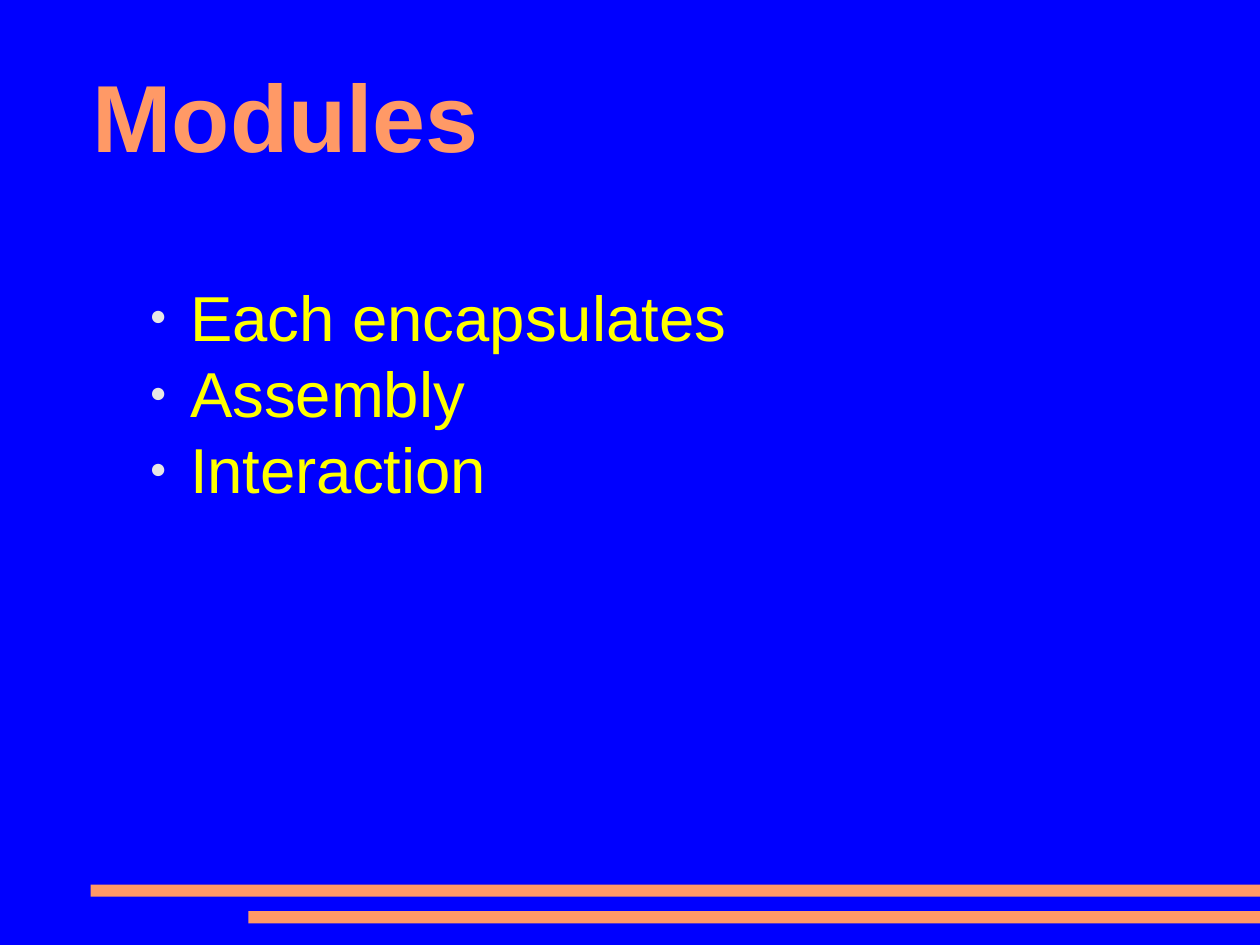
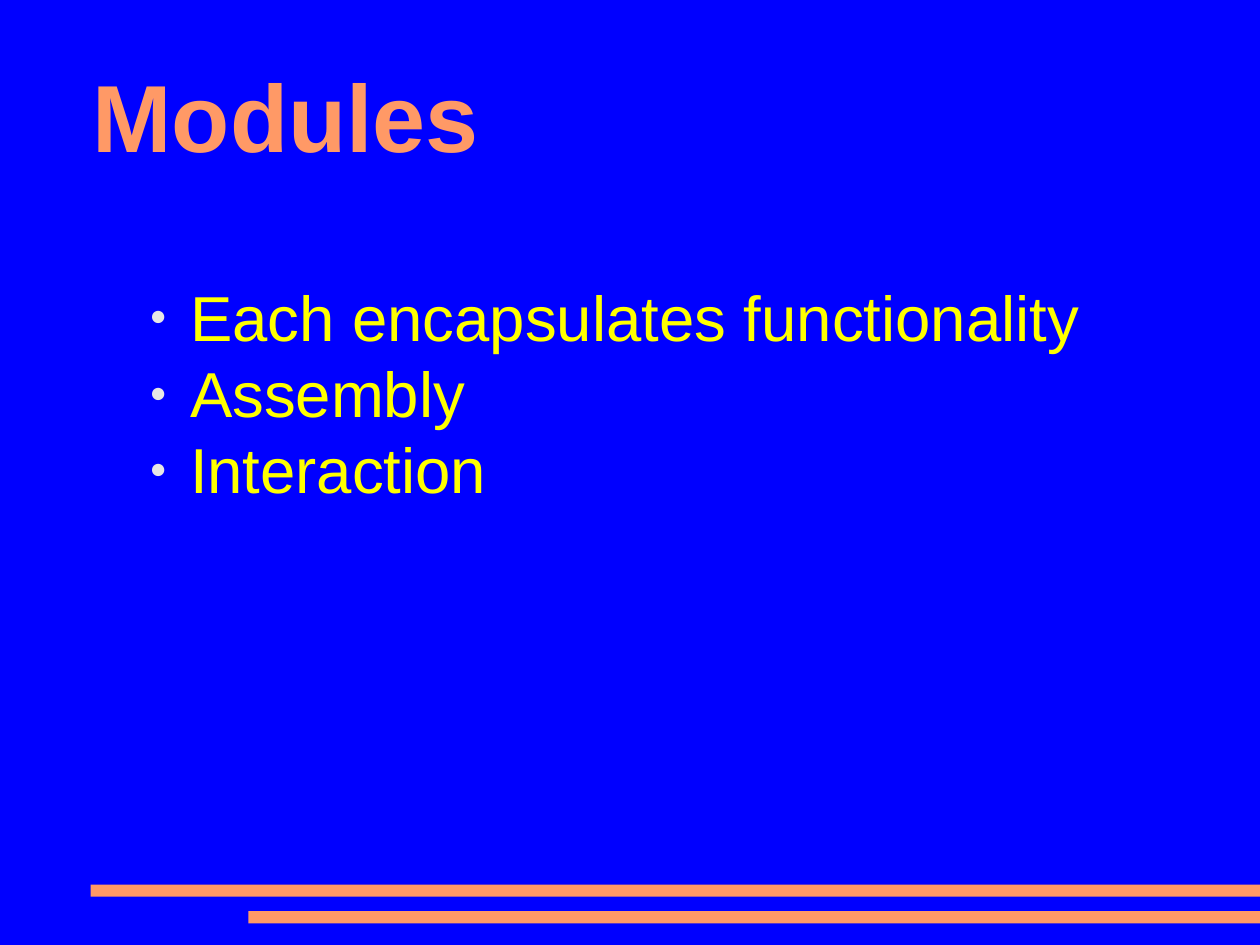
Before and after one commit to mohawk2/presentations, a slide deck: slide 3 of lpw2014-closinggaps.odp. Drawn at 1260x945 pixels with LibreOffice and Linux fonts; fonts in the diff are those of the drawing. Boxes give left, top, right and bottom in pixels: in the first picture for what was removed or moved away, otherwise in the second. Text is boxed around its words. In the diff, an @@ line names an element or a change of style, - is before the commit and + after.

```diff
--- a/lpw2014-closinggaps.odp
+++ b/lpw2014-closinggaps.odp
@@ text at (190, 295, 1079, 353): text changed @@
-● Each encapsulates
+● Each encapsulates functionality
```
Also in this commit, not shown: 3 slides added, 1 slide removed.
